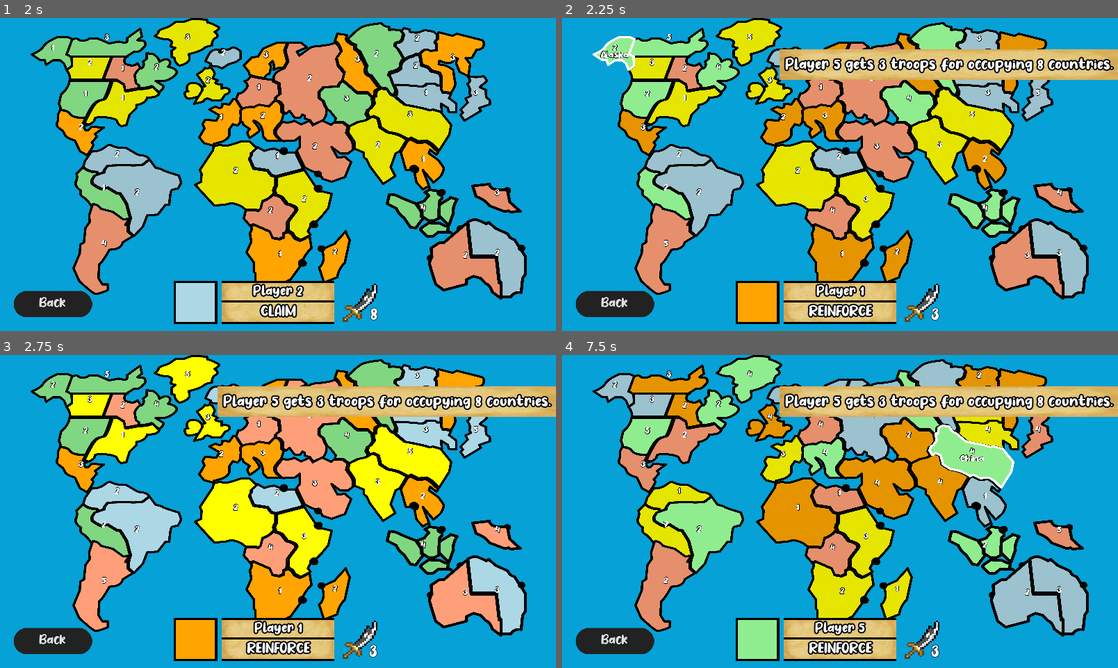
Above: before the commit, frames 1-4 (two rows, left to right).
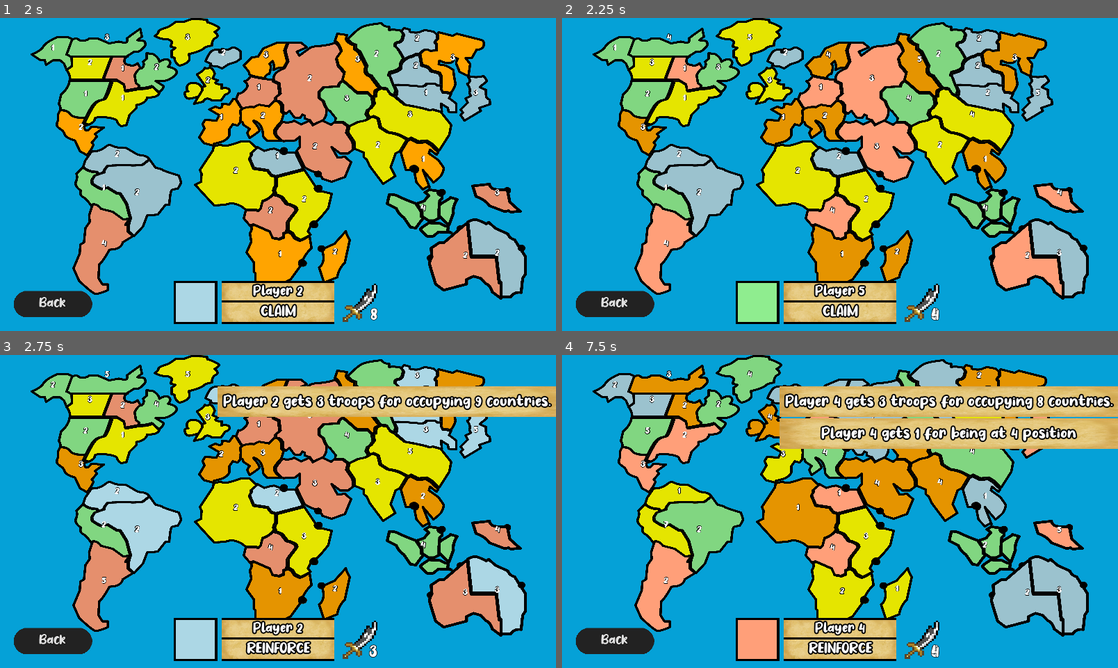
Above: after the commit, the same moments.

Repository: argosopentech/Conquest
Game: Godot game, scene res://Source/Main/Main.tscn
Same seed, same stepped clock (60 frames per second), same inputs: the game is played once before the commit and once after it.
Inputs (mouse positions are in pixels of both pictures, inside the frame that each line leads up to):
- Up to frame 1 (2 s): click "Play" at 0.5 s; tap Enter (ui_accept) at 1.25, 1.52 s; move the mouse to (344, 102) at 1.27 s; hold Left (previous) from 1.28 s (still down); click (344, 102) at 1.42 s
- Up to frame 2 (2.25 s): move the mouse to (612, 52) at 2.02 s; release Left (previous) at 2.03 s; tap M (move) at 2.1 s; click (612, 52) at 2.17 s
- Up to frame 3 (2.75 s): tap Enter (ui_accept) at 2.27 s; tap Left (previous) at 2.3 s
- Up to frame 4 (7.5 s): click "Back" at 2.75 s; click "Play" at 3.5 s; move the mouse to (650, 405) at 4.27 s; hold Right (next) 4.28-5.03 s; click (650, 405) at 4.42 s; tap Left (previous) at 4.55, 5.1, 6.05, 6.6 s; move the mouse to (667, 586) at 5.02 s; click (667, 586) at 5.17 s; tap Enter (ui_accept) at 5.27, 5.75, 6.02, 6.5, 6.77, 7.25 s; move the mouse to (701, 533) at 5.77 s; hold Tab (reveal_country_names) 5.78-6.53 s; click (701, 533) at 5.92 s; move the mouse to (639, 470) at 6.52 s; click (639, 470) at 6.67 s; move the mouse to (973, 458) at 7.27 s; hold M (move) from 7.28 s (still down); click (973, 458) at 7.42 s

Frame 1 is identical in both runs. In frame 2, 15% of the frame differs, in the area x 5-100%, y 4-98%; in frame 3, 19%, in the area x 10-93%, y 0-98%; in frame 4, 11%.
Error before the commit: Invalid operands 'String' and 'int' in operator '+'. (res://Source/Gameplay/StateMachine/PlayerStates/DraftState.gd:44)

Commit message:
states flow complete

Diff:
--- a/Source/Gameplay/Game/Game.gd
+++ b/Source/Gameplay/Game/Game.gd
@@ -5,7 +5,7 @@
 onready var countries = find_node("Countries")
 onready var players = find_node("PlayersQueue")
 
-var active_player = null
+var active_player: Player = null
 var active_player_index = -1
 var occupied_countries = 0
 var total_countries = 42
--- a/Source/Gameplay/Map/Country/Country.gd
+++ b/Source/Gameplay/Map/Country/Country.gd
@@ -35,9 +35,10 @@
 	country_state.enter(self)
 
 func _process(delta):
-	var state = country_state.update(self)
-	if state:
-		change_state(state)
+	if country_state.has_method("update"):
+		var state = country_state.update(self)
+		if state:
+			change_state(state)
 
 func update():
 	var state = country_state.update(self)
@@ -48,6 +49,7 @@
 	var previous_state = country_state
 	previous_state.exit(self)
 	country_state = state
+	#print(state.get_class())
 	country_state.enter(self)
 	previous_state.queue_free()
 
--- a/Source/Gameplay/Player/Player.gd
+++ b/Source/Gameplay/Player/Player.gd
@@ -62,6 +62,7 @@
 	if player_state.get_class() == "Reinforce" and first_turn:
 		return
 	hud.hide()
+	set_active(false)
 
 func set_initial_troops(amount):
 	initial_troops = amount
--- a/Source/Gameplay/StateMachine/CountryStates/ActiveState.gd
+++ b/Source/Gameplay/StateMachine/CountryStates/ActiveState.gd
@@ -21,9 +21,13 @@
 
 func clicked(country: Country):
 	GamePlay.game.active_player.country_clicked(country)
-	return# country_states.selected.new()
+	if GamePlay.game.active_player.player_state.get_class() == "Attack":
+		return country_states.selected.new()
 
 func active_player_changed(country: Country, new_player: Player):
-	if new_player.player_state is PlacementState:
+	if new_player.player_state is PlacementState or new_player.player_state is FortifyState:
 		if country.occupier and country.occupier != new_player:
 			return country_states.in_active.new()
+
+func get_class():
+	return "Active State"
--- a/Source/Gameplay/StateMachine/CountryStates/CountryState.gd
+++ b/Source/Gameplay/StateMachine/CountryStates/CountryState.gd
@@ -33,6 +33,9 @@
 
 func clicked(country: Country):
 	pass
+
+func change_state(country: Country, state):
+	country.change_state(state)
 
 func set_country_color(country: Country):
 	if country.occupier:
--- a/Source/Gameplay/StateMachine/CountryStates/InActiveState.gd
+++ b/Source/Gameplay/StateMachine/CountryStates/InActiveState.gd
@@ -18,6 +18,9 @@
 	set_border_color(country)
 
 func active_player_changed(country: Country, new_player: Player):
-	if new_player.player_state is PlacementState:
+	if new_player.player_state is PlacementState or new_player.player_state is FortifyState:
 		if country.occupier == new_player and GamePlay.game.all_countries_occupied():
 			return country_states.active.new()
+
+func get_class():
+	return "In-Active State"
--- a/Source/Gameplay/StateMachine/CountryStates/SelectedState.gd
+++ b/Source/Gameplay/StateMachine/CountryStates/SelectedState.gd
@@ -16,4 +16,7 @@
 	pass
 
 func clicked(country: Country):
-	return country_states.active.new()
+	country_states.active.new()
+
+func get_class():
+	return "Selected State"
--- a/Source/Gameplay/StateMachine/PlayerStates/AttackState.gd
+++ b/Source/Gameplay/StateMachine/PlayerStates/AttackState.gd
@@ -15,8 +15,16 @@
 func exit(player: Player):
 	.exit(player)
 
+var state
+
 func country_clicked(player: Player, country: Country):
-	pass
+	return
+	state = country.country_state.country_states.selected
+	print("New Country State: ", state.get_class())
+	country.change_state(state)
 
 func get_class():
 	return "Attack"
+
+func go_pressed(player: Player):
+	return player_states.fortify.new()
--- a/Source/Gameplay/StateMachine/PlayerStates/DraftState.gd
+++ b/Source/Gameplay/StateMachine/PlayerStates/DraftState.gd
@@ -41,7 +41,7 @@
 		var player_name = int(player.name)
 		if player_name > 3:
 			var turn_bonus = player_name % 3
-			var activity = "Player " + player_name + " gets " + str(turn_bonus) + " for being at " + player_name + " position"
+			var activity = "Player " + str(player_name) + " gets " + str(turn_bonus) + " for being at " + str(player_name) + " position"
 			print(activity)
 			player.set_activity(activity)
 			player.increment_reinforcement(turn_bonus)
--- a/Source/Gameplay/StateMachine/PlayerStates/FortifyState.gd
+++ b/Source/Gameplay/StateMachine/PlayerStates/FortifyState.gd
@@ -20,3 +20,9 @@
 
 func get_class():
 	return "Fortify"
+
+func go_pressed(player: Player):
+	player.emit_signal("turn_completed")
+
+func all_troops_placed(player: Player):
+	return player_states.draft.new()
--- a/Source/Gameplay/game_play.gd
+++ b/Source/Gameplay/game_play.gd
@@ -17,7 +17,7 @@
 	"Australia": 4
 }
 
-var game
+var game: Game
 
 func _ready():
 	pass
